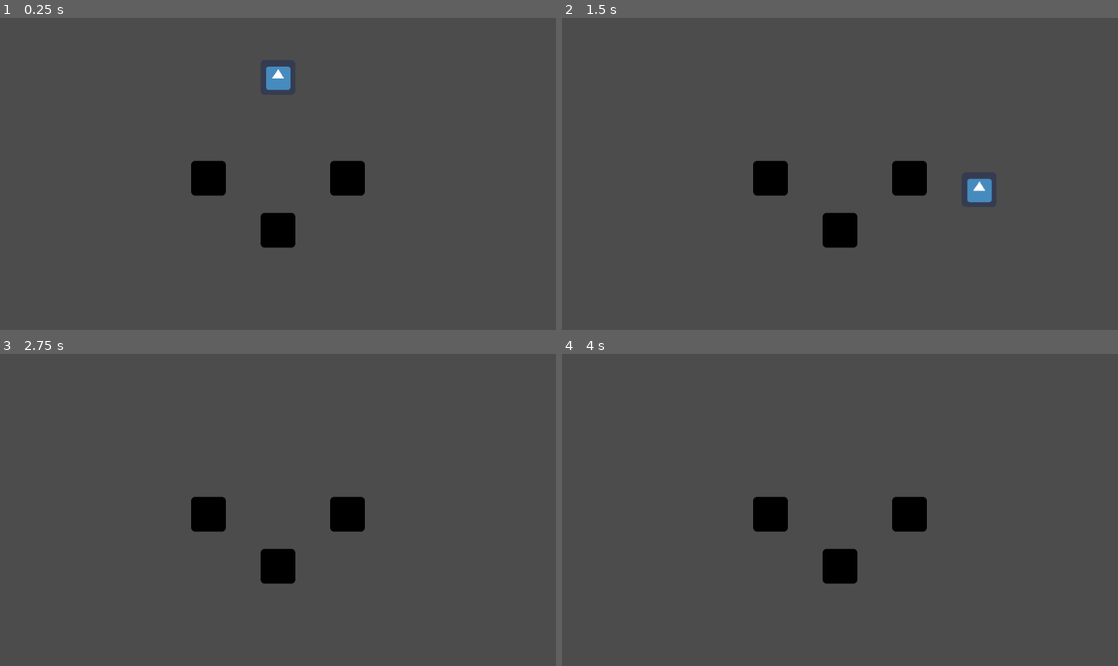
Above: before the commit, frames 1-4 (two rows, left to right).
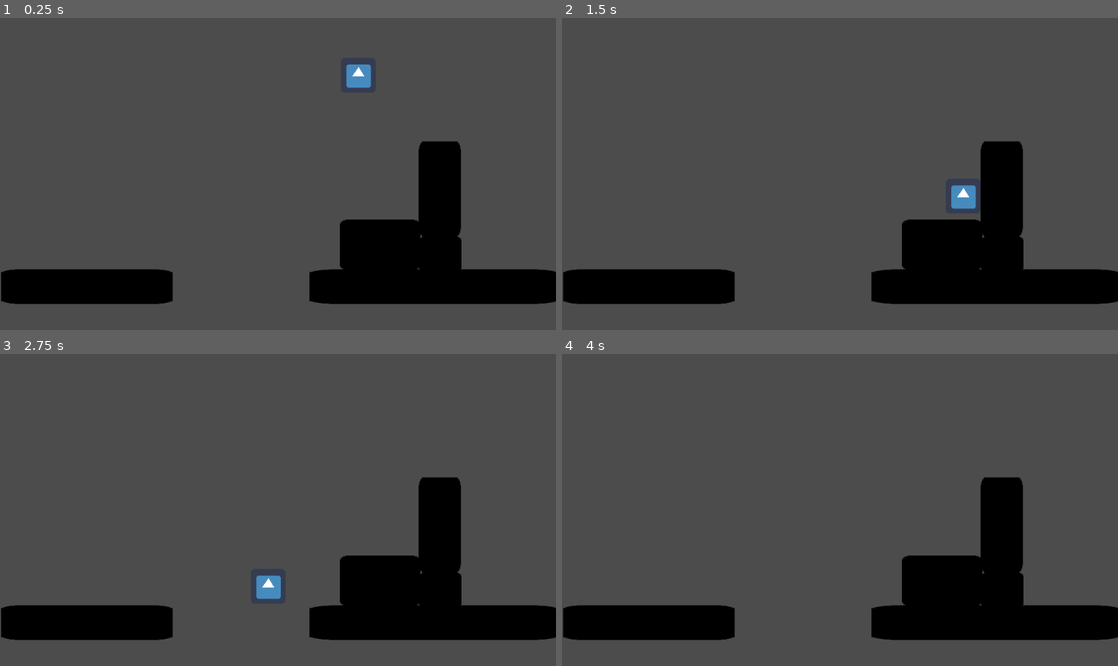
Above: after the commit, the same moments.

Repository: FiteStudios/2d-platformer-demo
Game: Godot game, scene res://World.tscn
The game is run twice, just before and just after one commit, with the same random seed, the same clock (stepped at 60 frames per second) and the same inputs. The engine's default icon, where the game draws it, is replaced by a stand-in: a white triangle on a blue panel in a dark square.
Inputs:
- Up to frame 1 (0.25 s): no input
- Up to frame 2 (1.5 s): hold Right (ui_right) from 0.53 s (still down); tap Up (ui_up) at 0.77 s
- Up to frame 3 (2.75 s): tap Up (ui_up) at 1.52 s; release Right (ui_right) at 2.03 s; hold Left (ui_left) from 2.03 s (still down)
- Up to frame 4 (4 s): release Left (ui_left) at 2.78 s; hold Right (ui_right) from 2.78 s (still down); tap Up (ui_up) at 3.02, 3.77 s; tap Enter at 3.5 s

The runs differ from the first frame. In frame 1, 17% of the frame differs, in the area x 0-100%, y 14-92%; in frame 2, 16%; in frame 3, 16%; in frame 4, 16%.

Commit message:
Changed the map design

Diff:
--- a/World.tscn
+++ b/World.tscn
@@ -18,7 +18,7 @@
 [node name="Player" type="KinematicBody2D" parent="." index="0"]
 
 editor/display_folded = true
-position = Vector2( 512, 64 )
+position = Vector2( 660, 60 )
 input_pickable = false
 collision_layer = 1
 collision_mask = 1
@@ -36,10 +36,11 @@
 
 shape = SubResource( 1 )
 
-[node name="Ground" type="StaticBody2D" parent="." index="1"]
+[node name="Ground6" type="StaticBody2D" parent="." index="1"]
 
 editor/display_folded = true
-position = Vector2( 512, 416 )
+position = Vector2( 160, 520 )
+scale = Vector2( 4.93157, 1 )
 input_pickable = false
 collision_layer = 1
 collision_mask = 1
@@ -51,20 +52,21 @@
 "_edit_group_": true
 }
 
-[node name="Sprite" type="Sprite" parent="Ground" index="0"]
+[node name="Sprite" type="Sprite" parent="Ground6" index="0"]
 
 modulate = Color( 0, 0, 0, 1 )
 texture = ExtResource( 2 )
 _sections_unfolded = [ "Visibility" ]
 
-[node name="CollisionShape2D" type="CollisionShape2D" parent="Ground" index="1"]
+[node name="CollisionShape2D" type="CollisionShape2D" parent="Ground6" index="1"]
 
 shape = SubResource( 2 )
 
-[node name="Ground2" type="StaticBody2D" parent="." index="2"]
+[node name="Ground7" type="StaticBody2D" parent="." index="2"]
 
 editor/display_folded = true
-position = Vector2( 640, 320 )
+position = Vector2( 798.905, 520 )
+scale = Vector2( 7.15329, 1 )
 input_pickable = false
 collision_layer = 1
 collision_mask = 1
@@ -76,20 +78,21 @@
 "_edit_group_": true
 }
 
-[node name="Sprite" type="Sprite" parent="Ground2" index="0"]
+[node name="Sprite" type="Sprite" parent="Ground7" index="0"]
 
 modulate = Color( 0, 0, 0, 1 )
 texture = ExtResource( 2 )
 _sections_unfolded = [ "Visibility" ]
 
-[node name="CollisionShape2D" type="CollisionShape2D" parent="Ground2" index="1"]
+[node name="CollisionShape2D" type="CollisionShape2D" parent="Ground7" index="1"]
 
 shape = SubResource( 2 )
 
-[node name="Ground3" type="StaticBody2D" parent="." index="3"]
+[node name="Ground8" type="StaticBody2D" parent="." index="3"]
 
 editor/display_folded = true
-position = Vector2( 384, 320 )
+position = Vector2( 811.095, 460 )
+scale = Vector2( 1.21579, 1 )
 input_pickable = false
 collision_layer = 1
 collision_mask = 1
@@ -101,12 +104,64 @@
 "_edit_group_": true
 }
 
-[node name="Sprite" type="Sprite" parent="Ground3" index="0"]
+[node name="Sprite" type="Sprite" parent="Ground8" index="0"]
 
 modulate = Color( 0, 0, 0, 1 )
 texture = ExtResource( 2 )
 _sections_unfolded = [ "Visibility" ]
 
-[node name="CollisionShape2D" type="CollisionShape2D" parent="Ground3" index="1"]
+[node name="CollisionShape2D" type="CollisionShape2D" parent="Ground8" index="1"]
 
 shape = SubResource( 2 )
+
+[node name="Ground9" type="StaticBody2D" parent="." index="4"]
+
+editor/display_folded = true
+position = Vector2( 810, 340 )
+scale = Vector2( 1.21579, 2.75 )
+input_pickable = false
+collision_layer = 1
+collision_mask = 1
+constant_linear_velocity = Vector2( 0, 0 )
+constant_angular_velocity = 0.0
+friction = 1.0
+bounce = 0.0
+__meta__ = {
+"_edit_group_": true
+}
+
+[node name="Sprite" type="Sprite" parent="Ground9" index="0"]
+
+modulate = Color( 0, 0, 0, 1 )
+texture = ExtResource( 2 )
+_sections_unfolded = [ "Visibility" ]
+
+[node name="CollisionShape2D" type="CollisionShape2D" parent="Ground9" index="1"]
+
+shape = SubResource( 2 )
+
+[node name="Ground10" type="StaticBody2D" parent="." index="5"]
+
+editor/display_folded = true
+position = Vector2( 700, 443 )
+scale = Vector2( 2.32664, 1.46875 )
+input_pickable = false
+collision_layer = 1
+collision_mask = 1
+constant_linear_velocity = Vector2( 0, 0 )
+constant_angular_velocity = 0.0
+friction = 1.0
+bounce = 0.0
+__meta__ = {
+"_edit_group_": true
+}
+
+[node name="Sprite" type="Sprite" parent="Ground10" index="0"]
+
+modulate = Color( 0, 0, 0, 1 )
+texture = ExtResource( 2 )
+_sections_unfolded = [ "Visibility" ]
+
+[node name="CollisionShape2D" type="CollisionShape2D" parent="Ground10" index="1"]
+
+shape = SubResource( 2 )
